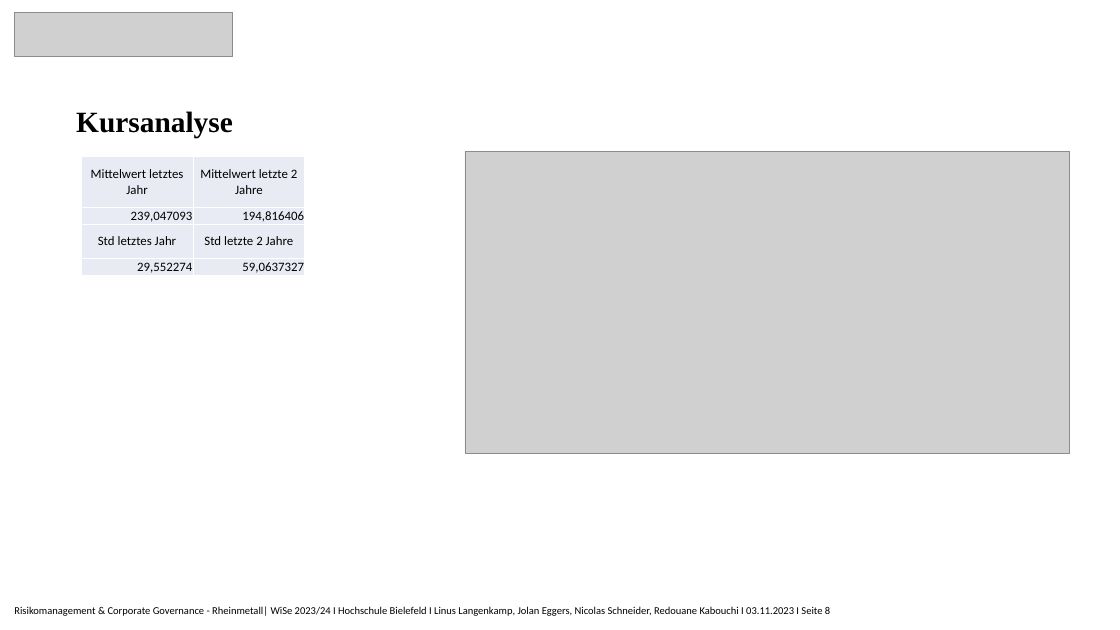
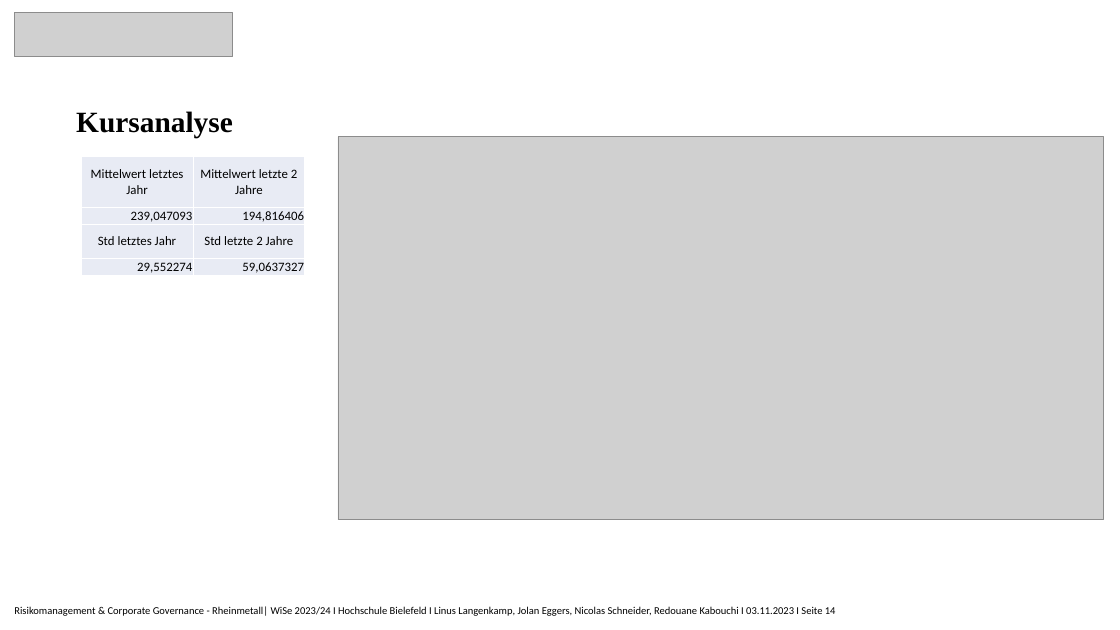
Before and after one commit to Nicolas2912/Risikomanagment_Rheinmetall, a slide deck: slide 14 of Rheinmetall_Präsentation.pptx (slide 8 before the commit). Drawn at 1120x630 pixels with LibreOffice and Linux fonts; fonts in the diff are those of the drawing; grey boxes stand for pictures. Boxes give left, top, right and bottom in pixels: in the first picture for what was removed or moved away, otherwise in the second. Text is boxed around its words. In the diff, an @@ line names an element or a change of style, - is before the commit and + after.

```diff
--- a/Rheinmetall_Präsentation.pptx
+++ b/Rheinmetall_Präsentation.pptx
@@ picture resized from (x1=465, y1=151, x2=1070, y2=454) to (x1=338, y1=137, x2=1104, y2=520) @@
@@ text at (x1=14, y1=606, x2=836, y2=616): text changed @@
-Risikomanagement & Corporate Governance - Rheinmetall| WiSe 2023/24 I Hochschule Bielefeld I Linus Langenkamp, Jolan Eggers, Nicolas Schneider, Redouane Kabouchi I 03.11.2023 I Seite 8
+Risikomanagement & Corporate Governance - Rheinmetall| WiSe 2023/24 I Hochschule Bielefeld I Linus Langenkamp, Jolan Eggers, Nicolas Schneider, Redouane Kabouchi I 03.11.2023 I Seite 14
```
Also in this commit, not shown: 5 other slides changed, 5 slides added, 2 slides removed.
